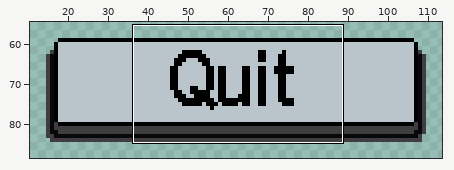
Two versions of one pixel-art file, Assets/menuas/Quit.aseprite. The first picture is a wide view before the edit; the outline marks the close-up.
Close-up. Before the edit:
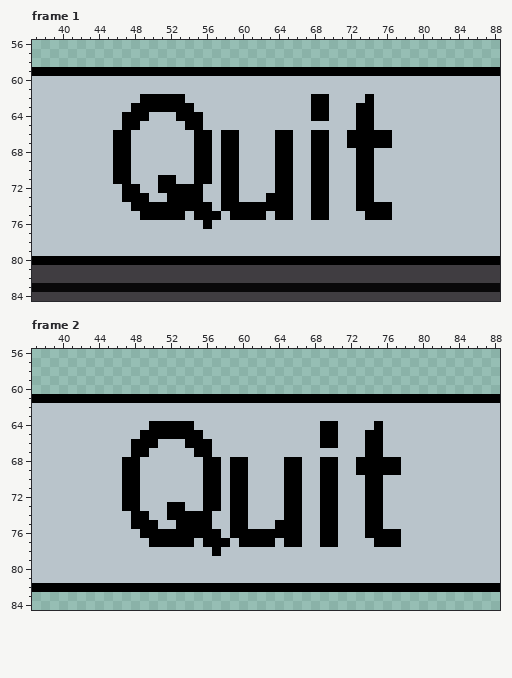
128x128 pixels, 2 frames. Shown: frame 1: x 37..88, y 56..84; frame 2: x 37..88, y 56..84. The wide view leaves out empty margins.
After:
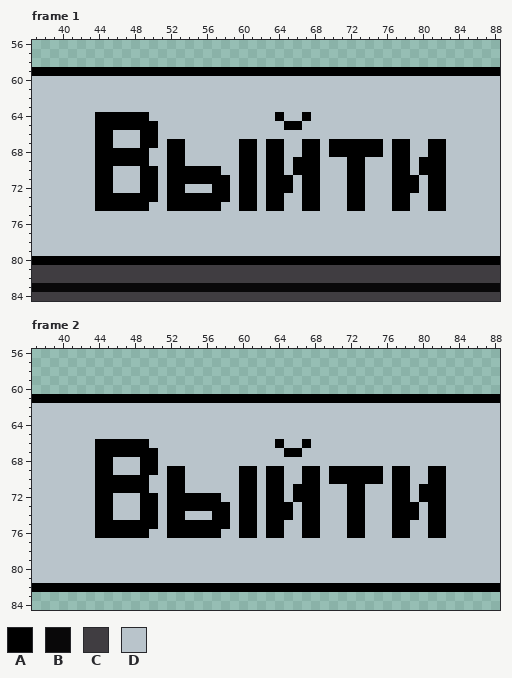
Palette (. is transparent): A #000000  B #090809  C #403d41  D #b9c4cb
Change:
Changed rows in their new state; - is an unchanged pixel.
Frame 1:
first column x 44:
62 -----DDDDD--------------DD----D--------
63 ----DDDDDDD-------------DD---DD--------
64 AAA------DDD--------A--ADD---DD--------
65 AAA--AA---DD---------AA------DD--------
66 AADD-AA----DD-DD----DD--DD--DDDDD------
67 AADD-AA-AA-DD-DDAA-A-D-A-DAA----DAA--AA
68 AA--AA--AA-DD-DDAA-A-D-A-DAAA--A-AA--AA
69 AA--AA--AA-DD-DDAA-A-DAA-D--A-D--AA-AAA
70 AADD-AA-AAA--ADDAA-A-DAA-D--A-D--AA-AAA
71 AADD-AAD-AA--A-DAA-A---A-D--A-D--AAA-AA
72 AA-DDAAD--DD-A-DAA-A---A-D--A-D--AAA-AA
73 AAA---A-----AA-DAA---D-A-D--A-D--AA--AA
74 AAAA--DD-----ADD--D--D-A-D--A-DDDAA--AA
75 -----DDDDD-DDD-DDDD-DD--DD----DDD------
76 ------------D--------------------------
Frame 2:
first column x 44:
64 ------DDDDD--------------DD----D-------
65 -----DDDDDDD-------------DD---DD-------
66 AAAA--D---DDD-------A--A-DD---DD-------
67 AAAA--A----DD--------AA-------DD-------
68 AA-DDAA-----DD-DD----DD--DD--DDDDD-----
69 AA-DDAA-AA--DD-D-A-AADDAAD-AA---D-A--AA
70 AAA--A--AA--DD-D-A-AADDAAD-AAA---AA--AA
71 AAA--A--AA--DD-D-A-AAD-AADD-AADD-AA-AAA
72 AA-DDAA-AAAA---D-A-AAD-AADD-AADD-AA-AAA
73 AA-DDAA---AA--AD-A-AA-DAADD-AADD-AAA-AA
74 AA--D-A---DDDAAD-A-AA-DAADD-AADD-AAA-AA
75 AAAA----A----AAD-A-A-DDAADD-AADD-AA--AA
76 AAAAA-DD-------D--D--DDAADD-AADDD-A--AA
77 ------DDDDD-DDD-DDDD-DD--DD----DDD-----
78 -------------D-------------------------
